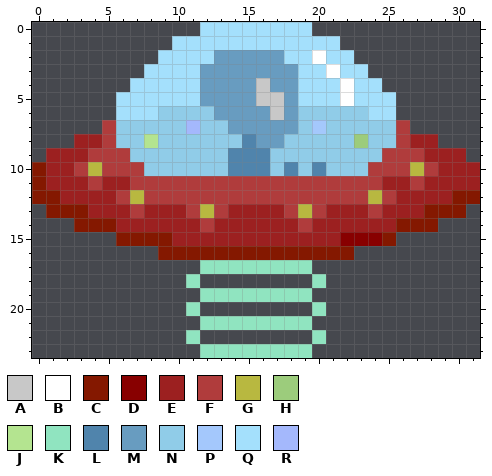
One commit to this pixel-art sprite: src/construct/Animations/player/ship0/001.png. This is how it looked before the edit.
The file is 32x24 pixels.
Palette (. is transparent): A #c8c8c8  B #ffffff  C #841800  D #880000  E #9c2020  F #b03c3c  G #b8b840  H #9ccc7c  J #b4e490  K #90e4c0  L #5084ac  M #689cc0  N #90cce8  P #a4c8fc  Q #a4e0fc  R #a4b8fc
The result:
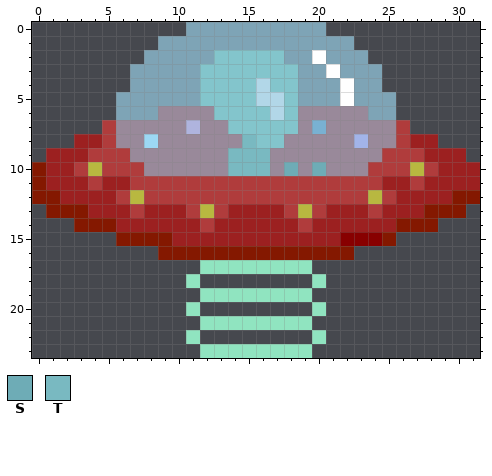
Colours new in this view: S #6eacb6  T #79b9c1
Edits made:
colour A: #c8c8c8 -> #b2d7e8
colour H: #9ccc7c -> #a2b4e9
colour J: #b4e490 -> #9cd8f4
colour M: #689cc0 -> #83c5cc
colour N: #90cce8 -> #99899a
colour P: #a4c8fc -> #79b1d2
colour Q: #a4e0fc -> #a2def89c
colour R: #a4b8fc -> #afb4de
y 0: x 11 . -> Q; x 20 . -> Q
y 1: x 9 . -> Q; x 22 . -> Q
y 2: x 8 . -> Q; x 23 . -> Q
y 3: x 7 . -> Q; x 24 . -> Q
y 8: x 15 L -> T
y 9: x 14..16 LLL -> TTT
y 10: x 14..16 LLL -> TTT; x 18 L -> S; x 20 L -> S
Pixel boxes of the changes (left, top, right, bottom) in both pictures:
changed: (116, 22, 396, 176)
